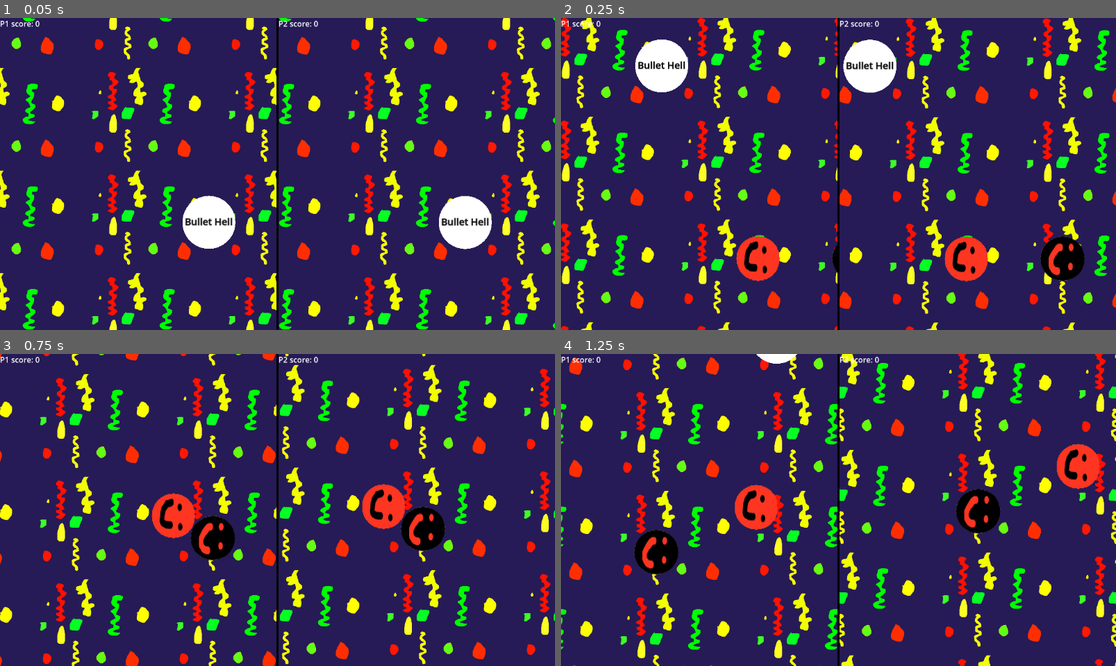
Above: before the commit, frames 1-4 (two rows, left to right).
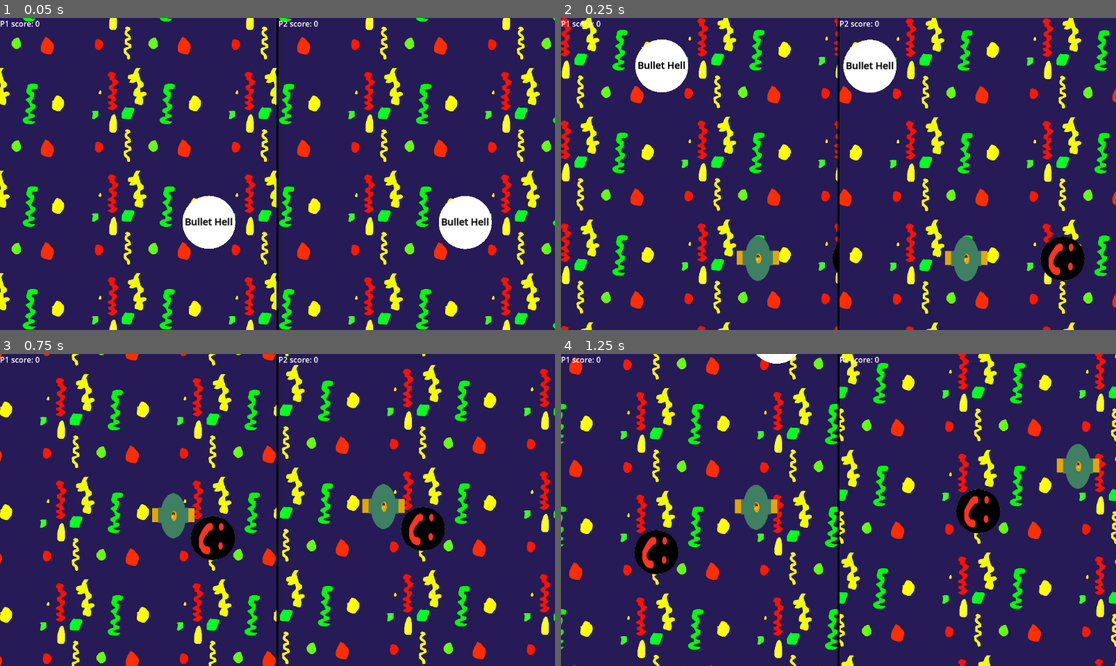
Above: after the commit, the same moments.

Repository: real-chicken-master/GDD112TempName
Game: Godot game, scene res://UI/splitscreen.tscn
The game is run twice, just before and just after one commit, with the same random seed, the same clock (stepped at 60 frames per second) and the same inputs.
Inputs:
- Up to frame 1 (0.05 s): no input
- Up to frame 2 (0.25 s): no input
- Up to frame 3 (0.75 s): hold D (right1) from 0.53 s (still down); tap Down (down2) at 0.6 s
- Up to frame 4 (1.25 s): keep holding D (right1); tap W (up1) at 0.77 s

Frame 1 is identical in both runs. In frame 2, 1.8% of the frame differs, in the area x 31-77%, y 69-85%; in frame 3, 1.8%, in the area x 27-74%, y 41-60%; in frame 4, 1.8%.

Commit message:
player sprite update

Diff:
--- a/UI/splitscreen.tscn
+++ b/UI/splitscreen.tscn
@@ -52,7 +52,7 @@
 
 [node name="SubViewport" type="SubViewport" parent="HBoxContainer/SubViewportContainer"]
 handle_input_locally = false
-size = Vector2i(574, 648)
+size = Vector2i(2, 2)
 render_target_update_mode = 4
 script = SubResource("GDScript_3ulip")
 
@@ -76,7 +76,7 @@
 
 [node name="SubViewport" type="SubViewport" parent="HBoxContainer/SubViewportContainer2"]
 handle_input_locally = false
-size = Vector2i(574, 648)
+size = Vector2i(2, 2)
 render_target_update_mode = 4
 script = SubResource("GDScript_eexgl")
 
--- a/players/player1/player1.tscn
+++ b/players/player1/player1.tscn
@@ -1,7 +1,7 @@
 [gd_scene load_steps=6 format=3 uid="uid://nx4ggy1h8ovm"]
 
 [ext_resource type="Script" path="res://players/player1/player1.gd" id="1_b3iya"]
-[ext_resource type="Texture2D" uid="uid://cnvfsbtmk1yoe" path="res://Texture and Mesh/Screenshot_2025-08-01_144907-removebg-preview.png" id="2_dqxs7"]
+[ext_resource type="Texture2D" uid="uid://nqghi77b0qk2" path="res://player 1.png" id="2_1uw1x"]
 [ext_resource type="AudioStream" uid="uid://b3wadtgaxcwiu" path="res://AUDIO/shrtplop.wav" id="3_e4jsa"]
 
 [sub_resource type="CircleShape2D" id="CircleShape2D_8m3wl"]
@@ -18,10 +18,10 @@
 [node name="RemoteTransform2D" type="RemoteTransform2D" parent="."]
 position = Vector2(1, 0)
 
-[node name="Lowquality-20250801-removebg-preview" type="Sprite2D" parent="."]
-position = Vector2(-3, 5.45617e-06)
-scale = Vector2(0.604317, 0.357576)
-texture = ExtResource("2_dqxs7")
+[node name="PlayerSprite1" type="Sprite2D" parent="."]
+position = Vector2(2, 2.5)
+scale = Vector2(0.546763, 0.356115)
+texture = ExtResource("2_1uw1x")
 region_rect = Rect2(71.6043, 46.466, 155.507, 258.932)
 
 [node name="CollisionShape2D" type="CollisionShape2D" parent="."]
Not shown: 1 places in Minigames/maze/maze.tscn that only renumber resources
